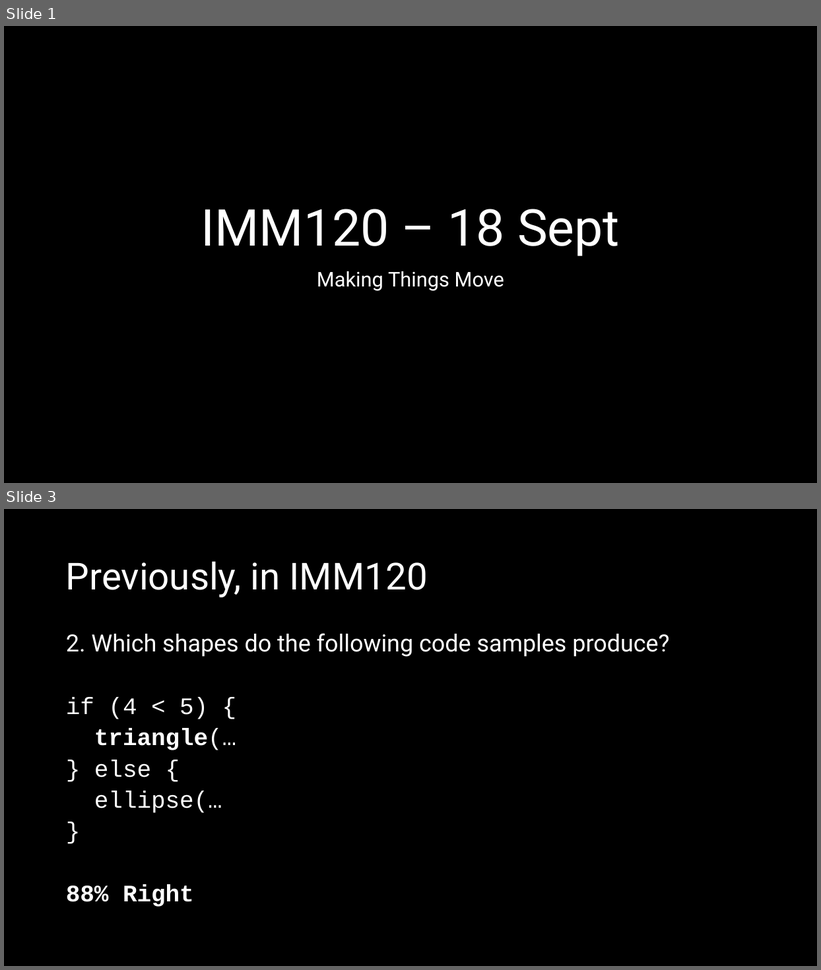
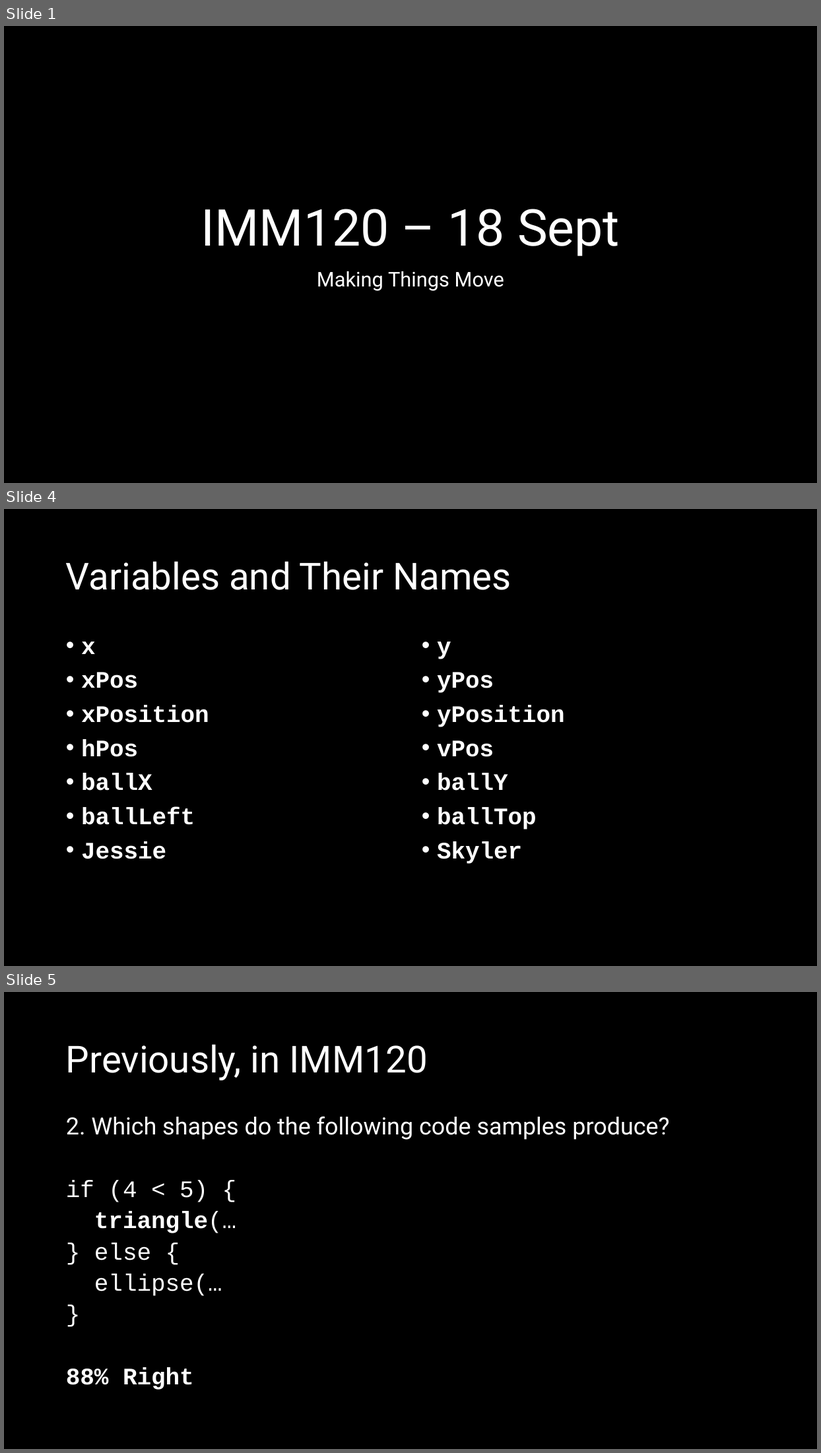
Before and after one commit to crhallberg/IMM120, a slide deck: Presentations/Class 03 - Sept 18.pptx. Shown one above the other, each under a label of ours: slides 1 and 3 before the commit, slides 1, 4 and 5 after it; the slides between them are not shown. The pictures are 821x970 and 821x1453 pixels, drawn with LibreOffice and Linux fonts; fonts in the diff are those of the drawing. Boxes give left, top, right and bottom in pixels: in the first picture for what was removed or moved away, otherwise in the second. Text is boxed around its words. In the diff, an @@ line names an element or a change of style, - is before the commit and + after.

```diff
--- a/Presentations/Class 03 - Sept 18.pptx
+++ b/Presentations/Class 03 - Sept 18.pptx
@@ slide 4 added at bbox=[4, 509, 817, 966], background #000000 @@
@@ title added at bbox=[66, 561, 511, 590], 44 pt, text #FFFFFF @@
+Variables and Their Names
@@ text added at bbox=[81, 642, 209, 859], 28 pt, text #FFFFFF, bold @@
+• x
+• xPos
+• xPosition
+• hPos
+• ballX
+• ballLeft
+• Jessie
@@ text added at bbox=[437, 642, 565, 864], 28 pt, text #FFFFFF, bold @@
+• y
+• yPos
+• yPosition
+• vPos
+• ballY
+• ballTop
+• Skyler
@@ what was slide 3 is now slide 5 @@
```
Also in this commit, not shown: 2 slides changed, 2 other slides added, 1 other file.
